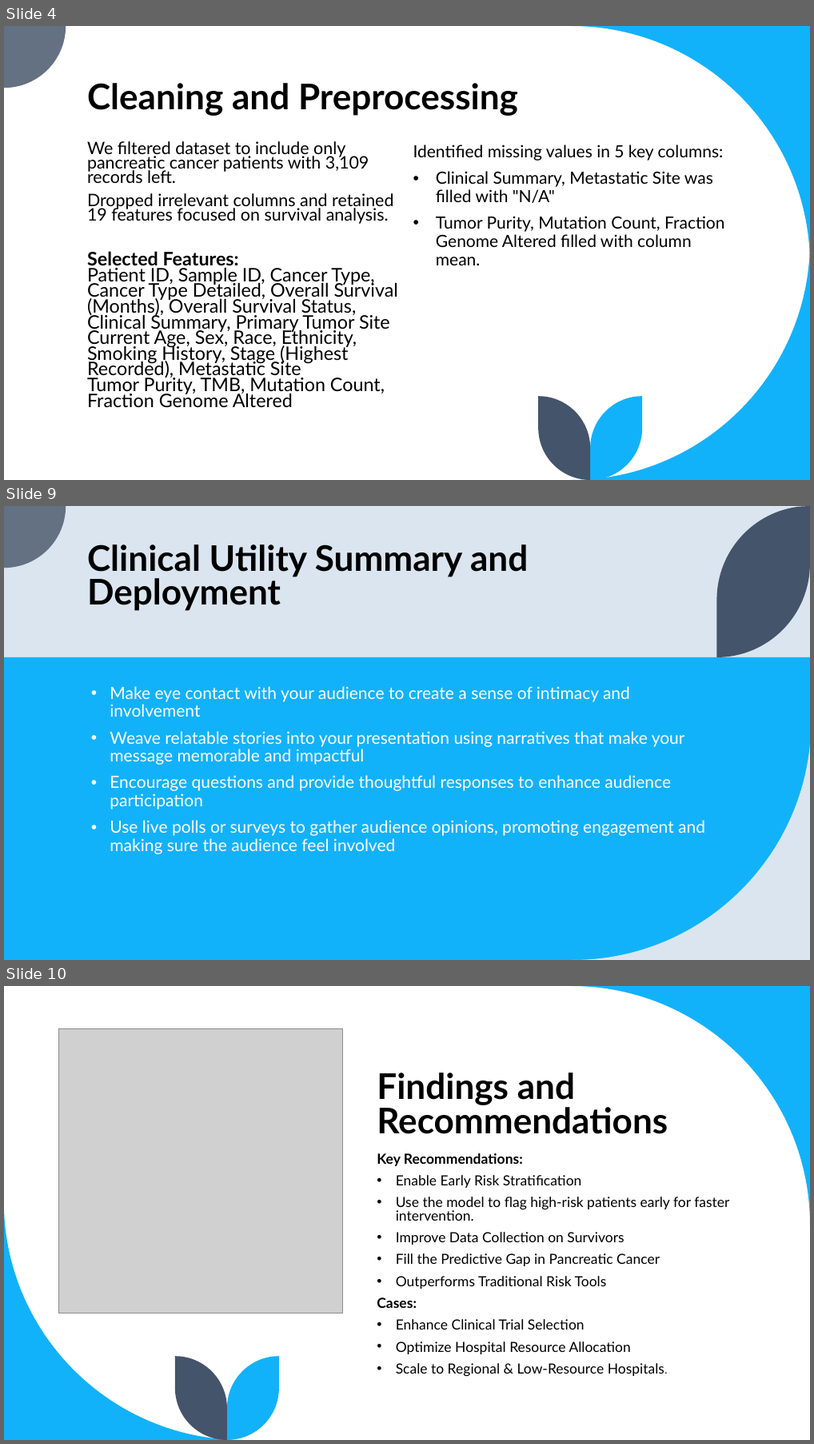
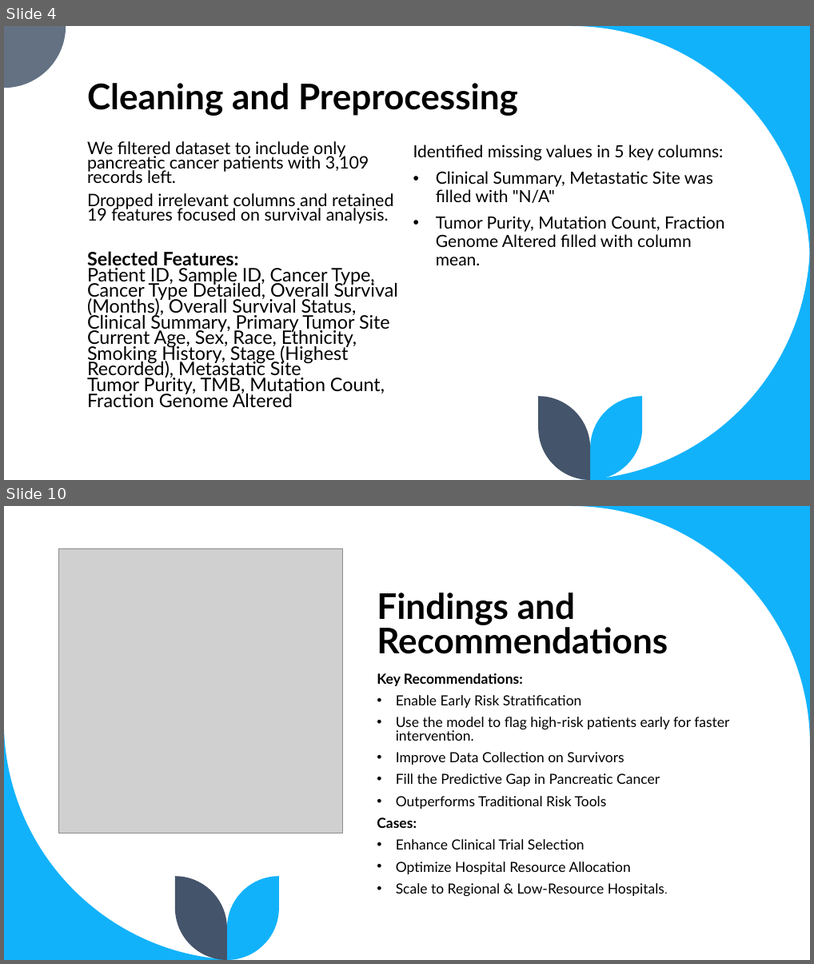
Before and after one commit to Tintin-dataObsessed/Pancreatic-Cancer-Survival-Prediction, a slide deck: Presentation.pptx. Shown one above the other, each under a label of ours: slides 4, 9 and 10 before the commit, slides 4 and 10 after it; the slides between them are not shown. The pictures are 814x1444 and 814x964 pixels, drawn with LibreOffice and Linux fonts; fonts in the diff are those of the drawing; grey boxes stand for pictures. Boxes give left, top, right and bottom in pixels: in the first picture for what was removed or moved away, otherwise in the second. Text is boxed around its words. In the diff, an @@ line names an element or a change of style, - is before the commit and + after.

```diff
--- a/Presentation.pptx
+++ b/Presentation.pptx
@@ slide 9 removed at [4, 506, 810, 960], background #DAE5EF; not listed: 1 template element that a slide beside it also shows @@
@@ freeform shape removed at [718, 506, 810, 657] @@
@@ title removed at [87, 544, 528, 611] @@
-Clinical Utility Summary and Deployment
@@ rectangle removed at [4, 657, 810, 960] @@
@@ text removed at [110, 686, 706, 854] @@
-• Make eye contact with your audience to create a sense of intimacy and involvement
-• Weave relatable stories into your presentation using narratives that make your message memorable and impactful
-• Encourage questions and provide thoughtful responses to enhance audience participation
-• Use live polls or surveys to gather audience opinions, promoting engagement and making sure the audience feel involved
@@ freeform shape removed at [573, 720, 810, 960] @@
```
Also in this commit, not shown: 3 slides changed, 3 slides added, 2 other slides removed.
